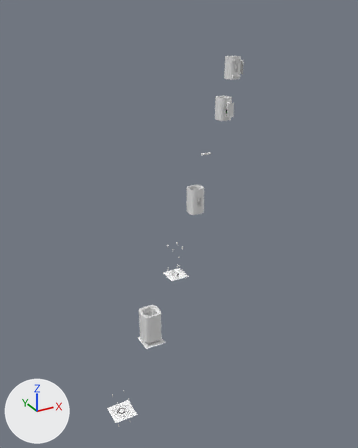
A saved change to the Blender file speaker.blend.
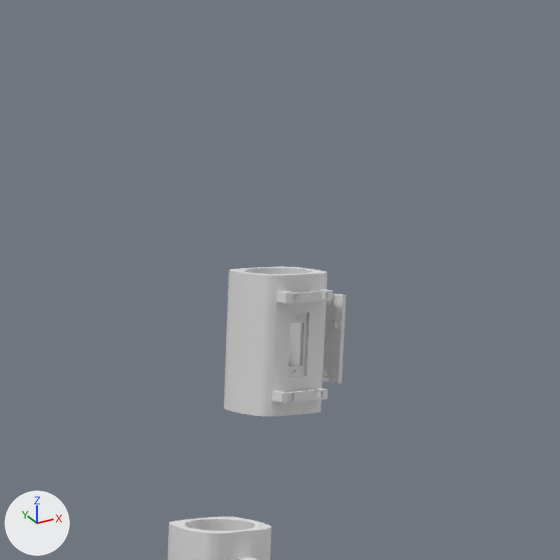
The first picture shows the older version from a 50 mm camera at (-0.72, -1.94, 1.92) aimed at (0.72, 0.68, 0.61). The close-ups show both versions on the part from 53% to 78% of the width and 3% to 23% of the height of that picture; other places that the commit changed are outside them. The axes (+X, +Y, +Z) are drawn at lower left. The lights are the same throughout.
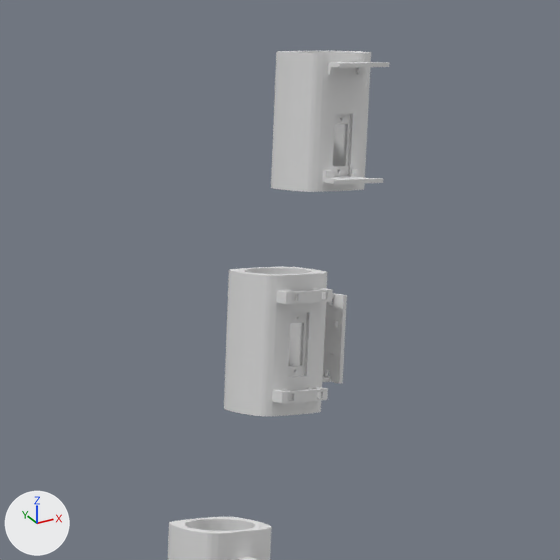
The change, as a diff of the scene's bpy script:
```diff
--- a/speaker.blend.py
+++ b/speaker.blend.py
@@ me_cube_027 @@
+me_cube_027.from_pydata(...)  # 252 vertices, 250 faces; spans x -0.037..0.0, y -0.0861..-0.0478, z 0.0546..0.0688
@@ me_cylinder_013 @@
+me_cylinder_013.from_pydata(...)  # 136 vertices, 134 faces; spans x -0.386..0.0, y 0.0..0.377, z 0.0..0.605
@@ me_cylinder_032 @@
+me_cylinder_032.from_pydata(...)  # 26 vertices, 36 faces; spans x -0.0224..-0.0187, y -0.0599..-0.0445, z 0.0571..0.0608
@@ ob_cube_004 @@
 ob_cube_004 = bpy.data.objects.new('Cube.004', me_cube_011)
-ob_cube_004.location = (1.489, 1.252, 1.499)
+ob_cube_004.location = (1.49, 1.252, 1.499)
 ob_cube_004.rotation_euler = (0.0, 0.0, 1.571)  # degrees (0, 0, 90)
@@ ob_cube_015 @@
+ob_cube_015 = bpy.data.objects.new('Cube.015', me_cube_027)
+ob_cube_015.location = (1.689, 1.461, 1.731)
+_m = ob_cube_015.modifiers.new('Mirror', 'MIRROR')
+_m.use_axis = (True, False, True)
+_m.use_mirror_merge = False
@@ ob_cylinder_011 @@
+ob_cylinder_011 = bpy.data.objects.new('Cylinder.011', me_cylinder_013)
+ob_cylinder_011.location = (1.689, 1.461, 1.731)
+ob_cylinder_011.scale = (0.131, 0.131, 0.131)
+_m = ob_cylinder_011.modifiers.new('Mirror', 'MIRROR')
+_m.use_axis = (True, True, True)
+_m.use_mirror_merge = False
+_m = ob_cylinder_011.modifiers.new('Boolean', 'BOOLEAN')
+_m.object = ob_terminal_cutout_004
+_m = ob_cylinder_011.modifiers.new('Boolean.001', 'BOOLEAN')
+_m.object = ob_pc_screw_hole_maker_011
+_m = ob_cylinder_011.modifiers.new('Boolean.003', 'BOOLEAN')
+_m.object = ob_pc_screw_hole_maker_012
+_m = ob_cylinder_011.modifiers.new('Boolean.004', 'BOOLEAN')
+_m.object = ob_pc_screw_hole_maker_013
@@ ob_pc_screw_hole_maker_011 @@
+ob_pc_screw_hole_maker_011 = bpy.data.objects.new('PC-screw-hole-maker.011', me_cylinder_027.copy())  # the mesh of ob_pc_screw_hole_maker_006
+ob_pc_screw_hole_maker_011.location = (1.689, 1.474, 1.705)
+_m = ob_pc_screw_hole_maker_011.modifiers.new('Mirror', 'MIRROR')
+_m.use_axis = (False, False, True)
+_m.use_mirror_merge = False
+ob_pc_screw_hole_maker_011.hide_set(True)  # wire or fog, not drawn
@@ ob_pc_screw_hole_maker_012 @@
+ob_pc_screw_hole_maker_012 = bpy.data.objects.new('PC-screw-hole-maker.012', me_cylinder_028.copy())  # the mesh of ob_pc_screw_hole_maker_007
+ob_pc_screw_hole_maker_012.location = (1.689, 1.461, 1.731)
+_m = ob_pc_screw_hole_maker_012.modifiers.new('Mirror', 'MIRROR')
+_m.use_axis = (True, True, True)
+_m.use_mirror_merge = False
+ob_pc_screw_hole_maker_012.hide_set(True)  # wire or fog, not drawn
@@ ob_pc_screw_hole_maker_013 @@
+ob_pc_screw_hole_maker_013 = bpy.data.objects.new('PC-screw-hole-maker.013', me_cylinder_032)
+ob_pc_screw_hole_maker_013.location = (1.689, 1.461, 1.731)
+_m = ob_pc_screw_hole_maker_013.modifiers.new('Mirror', 'MIRROR')
+_m.use_axis = (True, False, True)
+ob_pc_screw_hole_maker_013.hide_set(True)  # wire or fog, not drawn
@@ ob_terminal_cutout_004 @@
+ob_terminal_cutout_004 = bpy.data.objects.new('terminal_cutout.004', me_cube_009.copy())  # the mesh of ob_terminal_cutout_003
+ob_terminal_cutout_004.location = (1.689, 1.417, 1.705)
+ob_terminal_cutout_004.rotation_euler = (1.571, 1.571, 0.0)  # degrees (90, 90, 0)
+ob_terminal_cutout_004.scale = (0.035, 0.0125, 0.02)
+ob_terminal_cutout_004.hide_set(True)  # wire or fog, not drawn
```

Changed parts and their boxes [x1, y1, x2, y2] in the close-ups (560 x 560 px):
'Cylinder.011', added: after [271, 51, 371, 192]
'Cube.004', moved: before [322, 293, 346, 384]; after [322, 293, 347, 383]
'Cube.015', added: after [323, 62, 389, 185]
